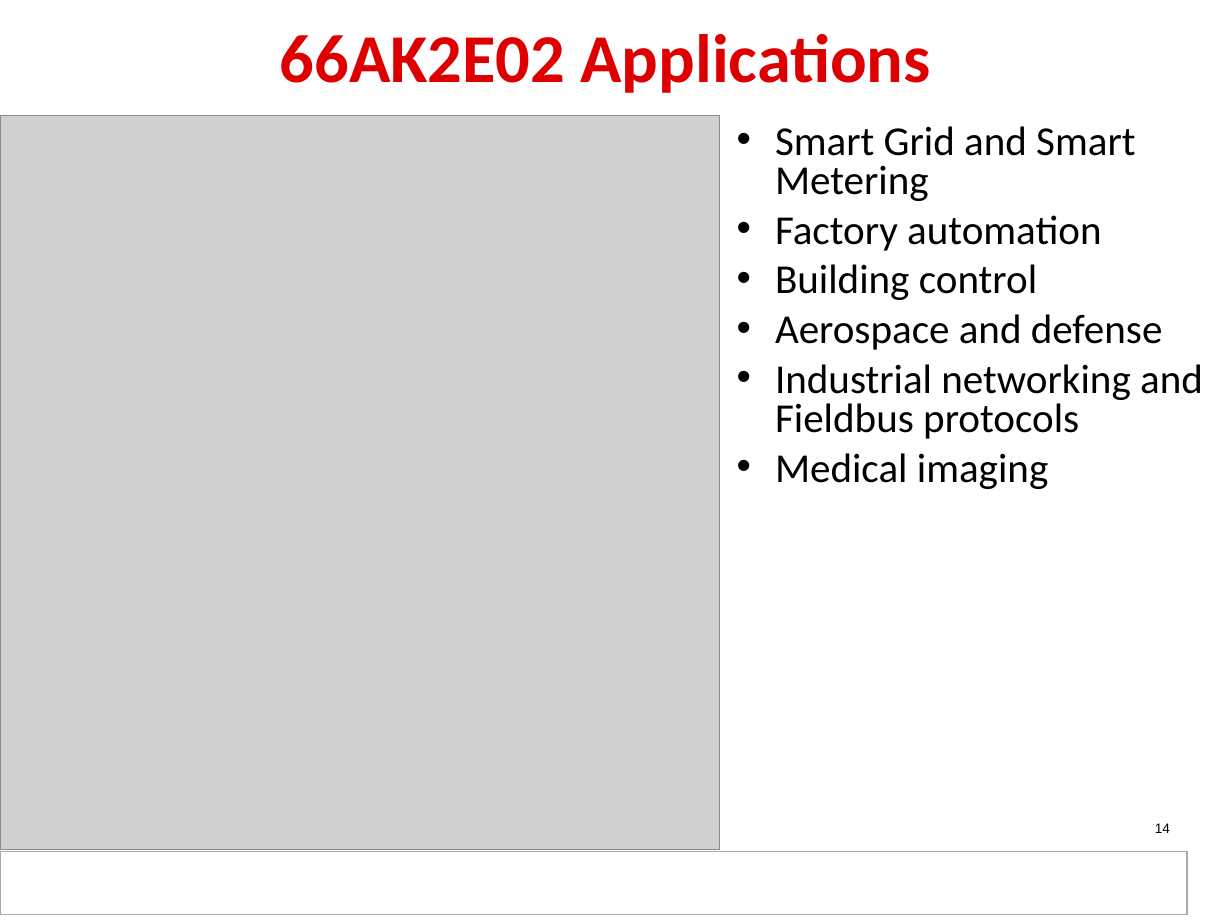
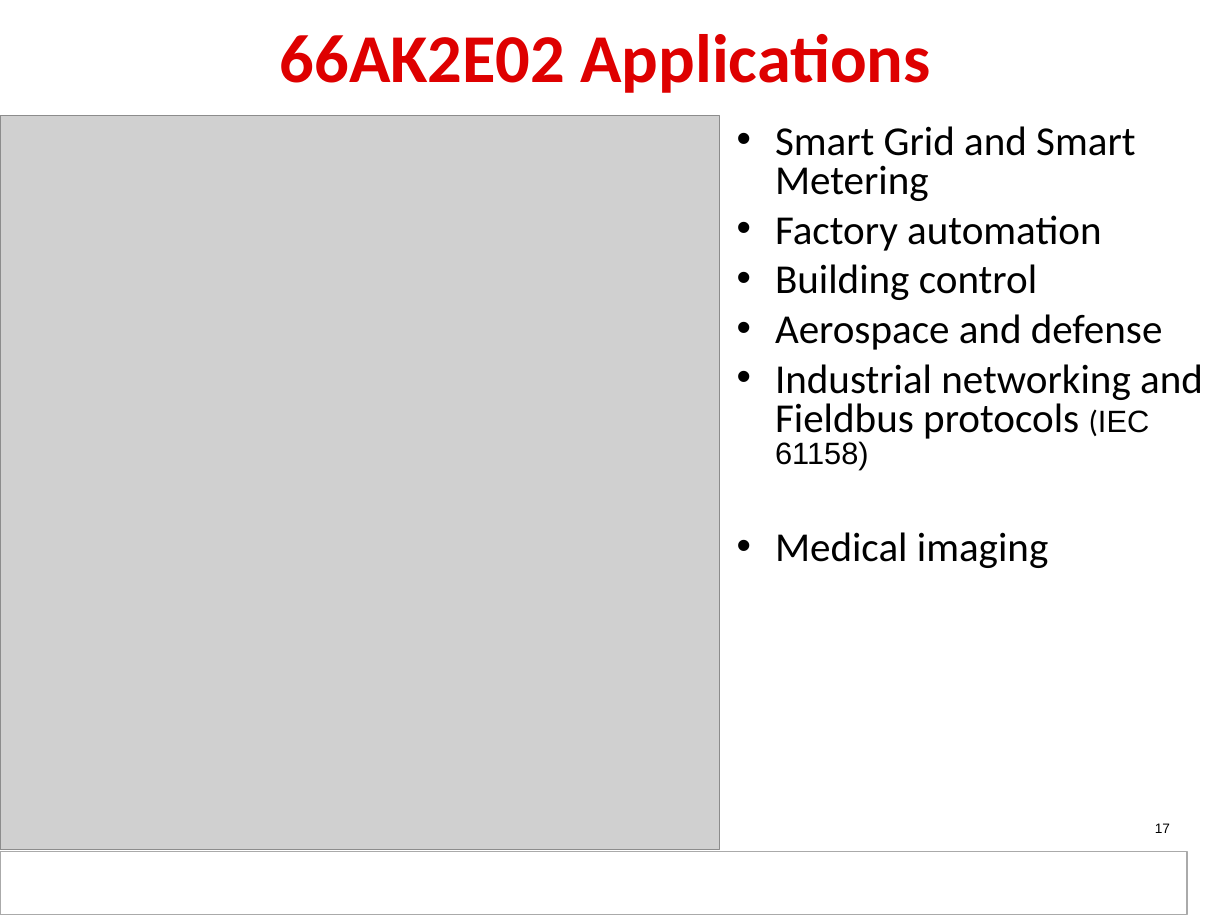
Before and after one commit to hari1989/keystone-workshop, a slide deck: slide 17 of slides/KeyStone_Edison.pptx (slide 14 before the commit). Drawn at 1232x924 pixels with LibreOffice and Linux fonts; fonts in the diff are those of the drawing; grey boxes stand for pictures; background and template pictures are left out. Boxes give left, top, right and bottom in pixels: in the first picture for what was removed or moved away, otherwise in the second. Text is boxed around its words. In the diff, an @@ line names an element or a change of style, - is before the commit and + after.

```diff
--- a/slides/KeyStone_Edison.pptx
+++ b/slides/KeyStone_Edison.pptx
@@ text at (775,364,1203,469): text changed @@
-• Industrial networking and Fieldbus protocols
+• Industrial networking and Fieldbus protocols (IEC 61158)
@@ page number at (1155,823,1170,833): text changed @@
-14
+17
```
Also in this commit, not shown: 4 other slides changed.
